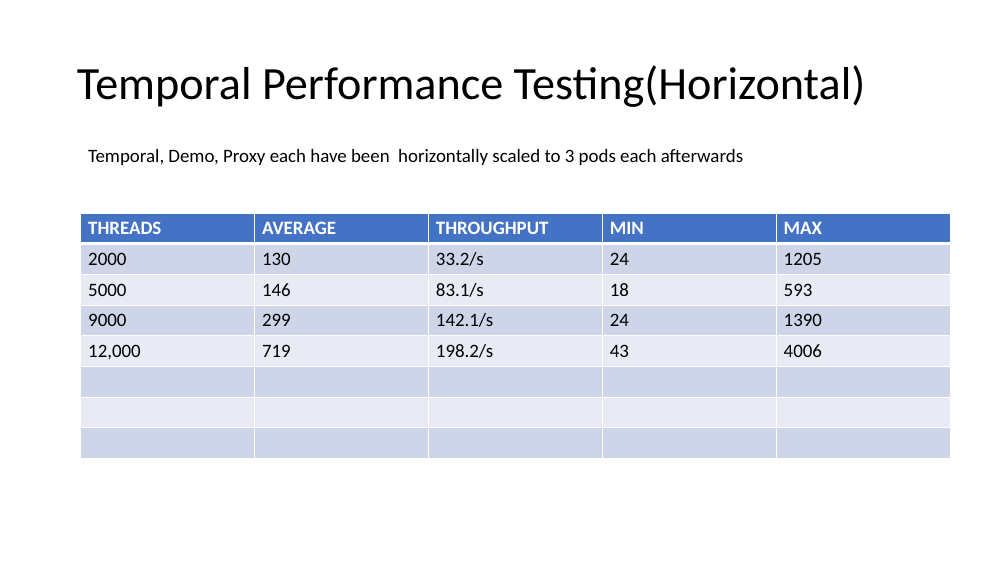
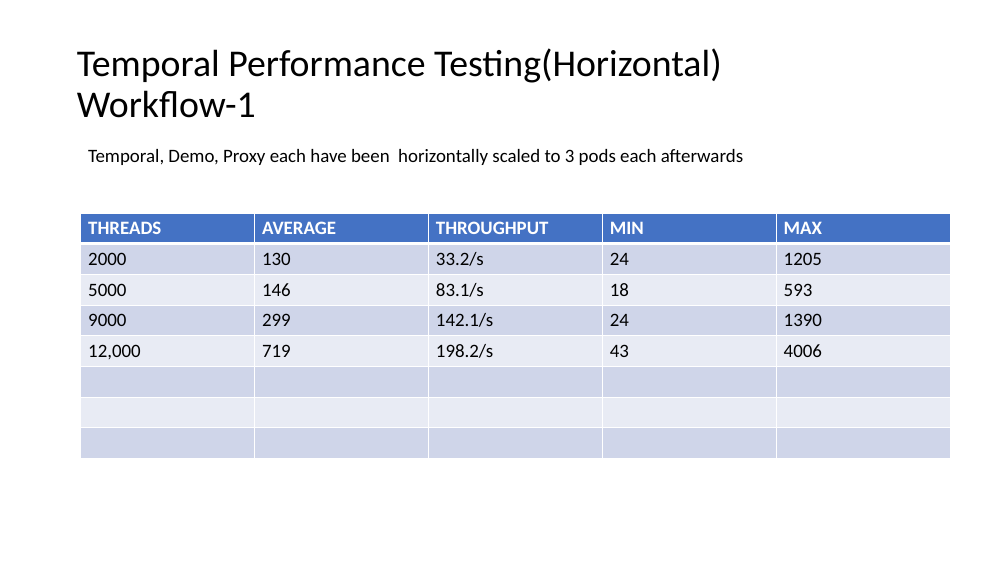
Before and after one commit to skarmanya/Temporal, a slide deck: slide 2 of TemporalPPT.pptx. Drawn at 1008x567 pixels with LibreOffice and Linux fonts; fonts in the diff are those of the drawing. Boxes give left, top, right and bottom in pixels: in the first picture for what was removed or moved away, otherwise in the second. Text is boxed around its words. In the diff, an @@ line names an element or a change of style, - is before the commit and + after.

```diff
--- a/TemporalPPT.pptx
+++ b/TemporalPPT.pptx
@@ title at <box>77,48,722,118</box>: text changed; size 44 to 36 pt @@
-Temporal Performance Testing(Horizontal)
+Temporal Performance Testing(Horizontal)
+Workflow-1
```
Also in this commit, not shown: 3 other slides changed, 6 other files.
